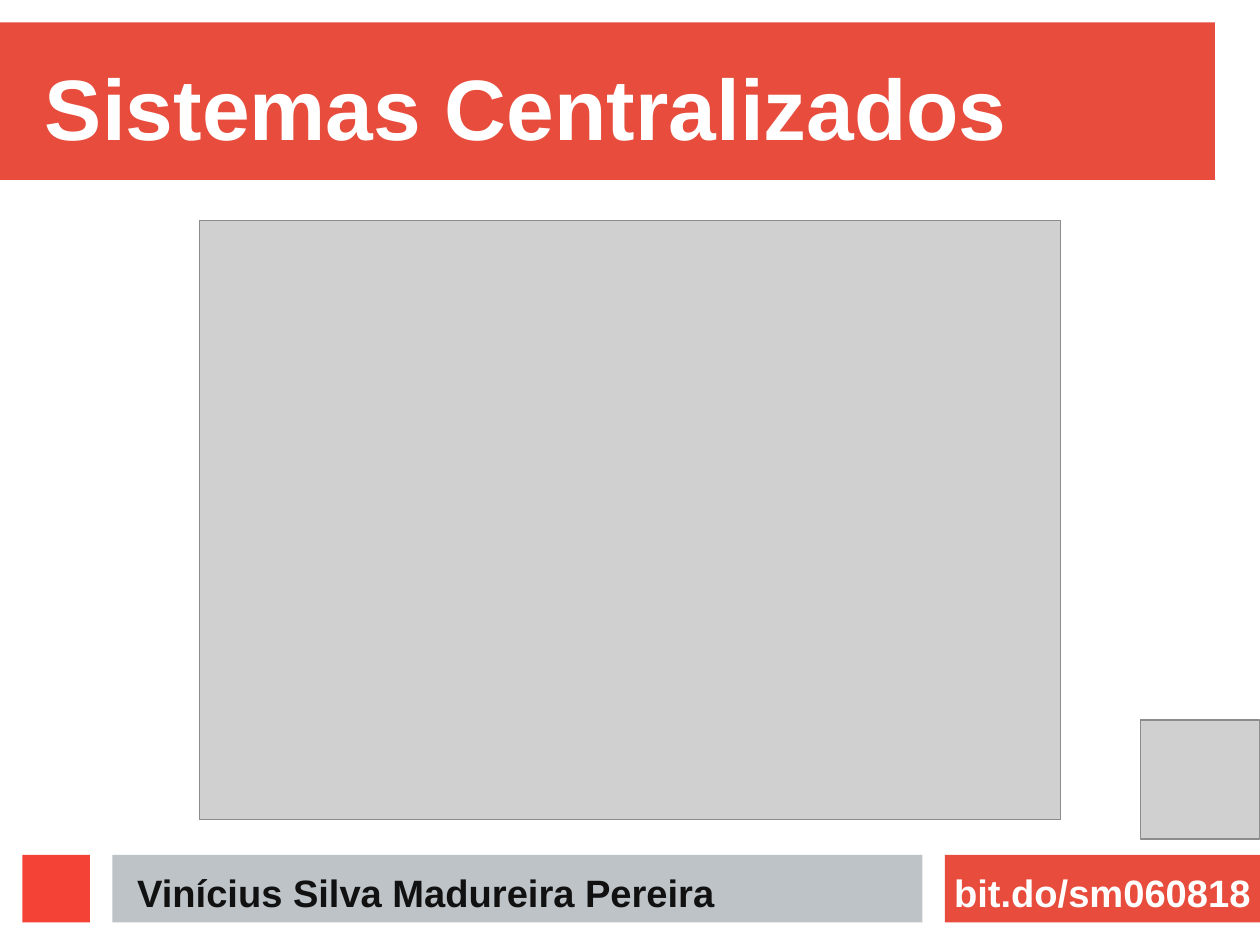
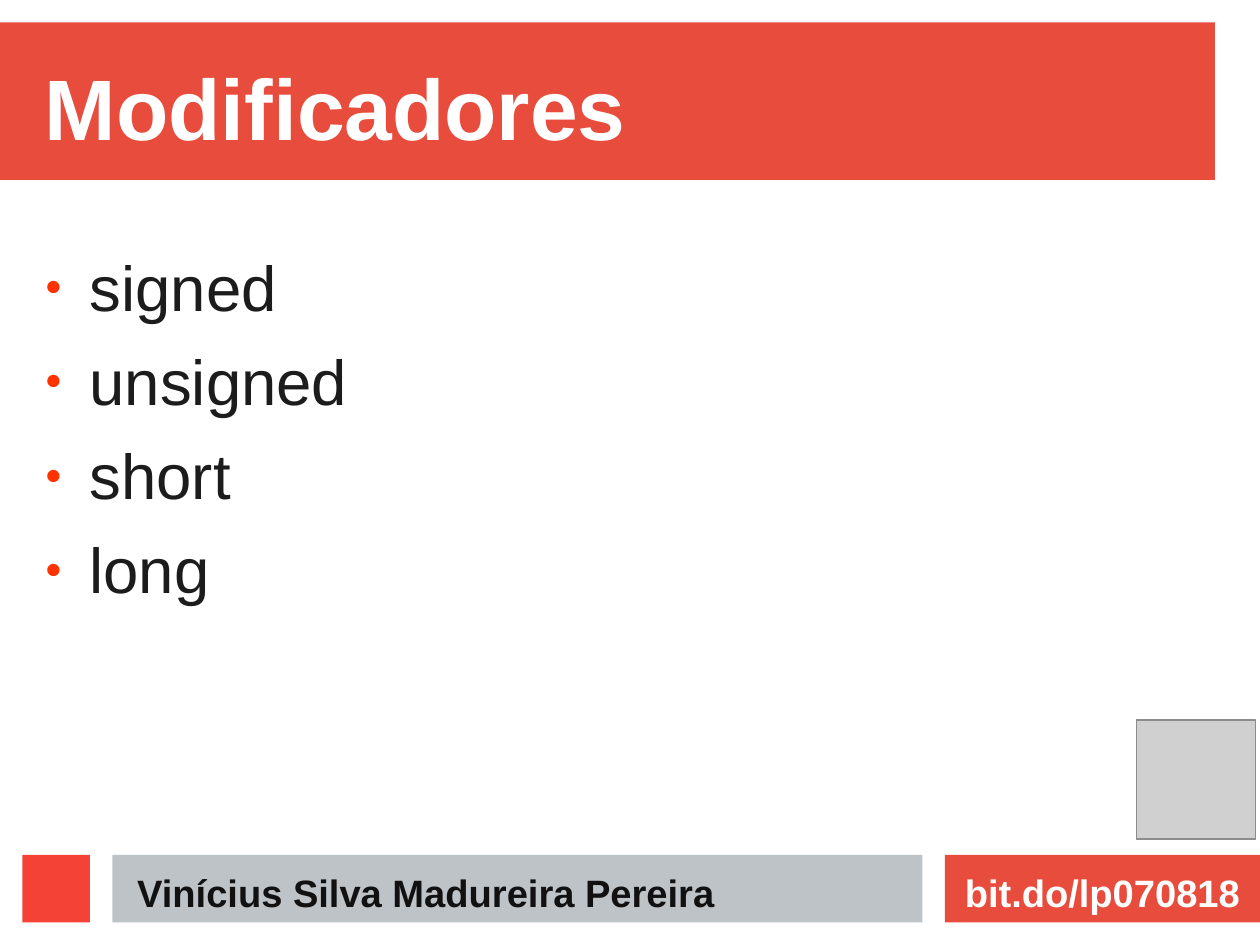
Before and after one commit to ViniciusMadureira/etec, a slide deck: slide 13 of apresentacao.odp (slide 6 before the commit). Drawn at 1260x945 pixels with LibreOffice and Linux fonts; fonts in the diff are those of the drawing; grey boxes stand for pictures. Boxes give left, top, right and bottom in pixels: in the first picture for what was removed or moved away, otherwise in the second. Text is boxed around its words. In the diff, an @@ line names an element or a change of style, - is before the commit and + after.

```diff
--- a/apresentacao.odp
+++ b/apresentacao.odp
@@ title at <box>45,78,626,141</box>: text changed @@
-Sistemas Centralizados
+Modificadores
@@ picture removed at <box>200,221,1061,820</box> @@
@@ text added at <box>90,265,348,606</box>, 40 pt, text #1C1C1C @@
+● signed
+● unsigned
+● short
+● long
@@ picture: place and size @@
-picture at <box>1141,720,1260,839</box>
+picture at <box>1137,720,1255,839</box>
@@ text at <box>965,879,1240,915</box>: text changed @@
-bit.do/sm060818
+bit.do/lp070818
```
Also in this commit, not shown: 8 other slides changed, 10 slides added, 1 slide removed, 1 other file.
